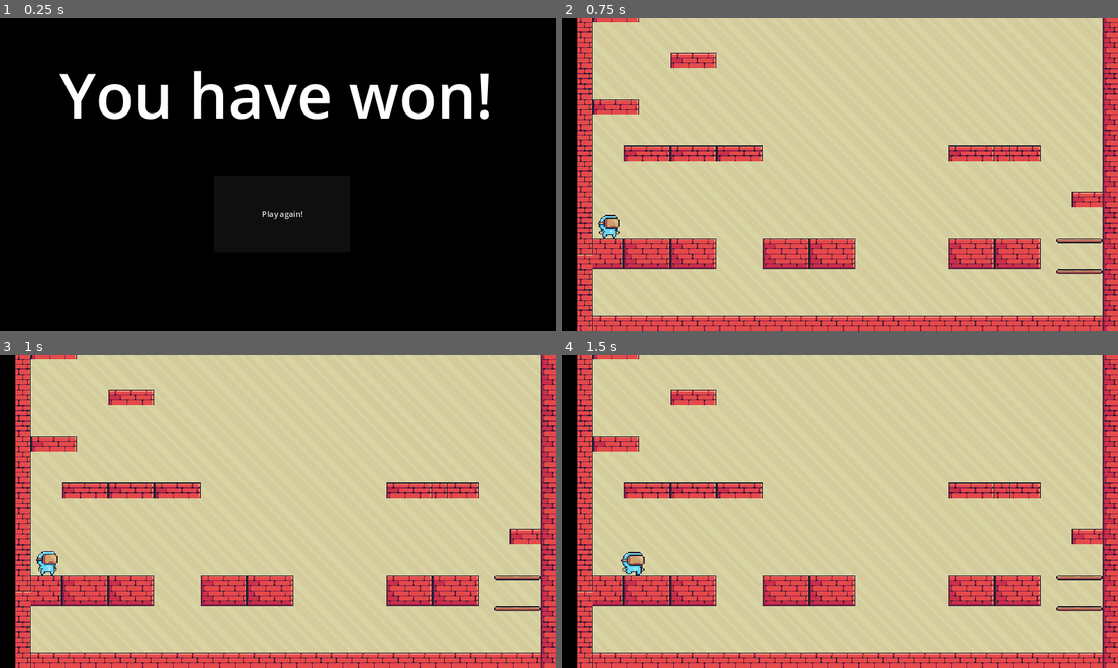
Above: before the commit, frames 1-4 (two rows, left to right).
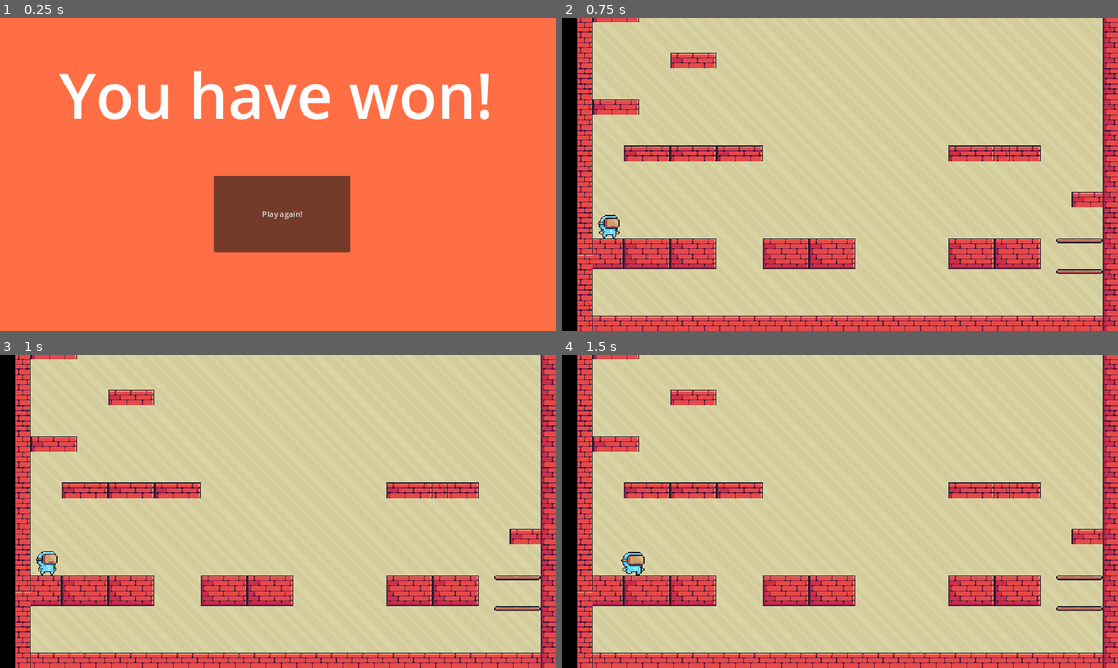
Above: after the commit, the same moments.

Repository: spilth/umbrella-fella
Game: Godot game, scene res://ending.tscn
Same seed, same stepped clock (60 frames per second), same inputs: the game is played once before the commit and once after it. This scene is started directly instead of the project's main scene.
Inputs:
- Up to frame 1 (0.25 s): no input
- Up to frame 2 (0.75 s): click "Play again!" at 0.5 s
- Up to frame 3 (1 s): no input
- Up to frame 4 (1.5 s): hold D (Right) from 1.28 s (still down); hold O (Open Umbrella) from 1.28 s (still down)

The runs differ from the first frame. In frame 1, 97% of the frame differs, in the area x 0-100%, y 0-100%; in frame 2, nothing differs; in frame 3, nothing differs; in frame 4, nothing differs.

Commit message:
Add instructions, color the win screen

Diff:
--- a/ending.tscn
+++ b/ending.tscn
@@ -3,6 +3,14 @@
 [ext_resource type="Script" path="res://PlayButton.gd" id="1_dnlm7"]
 
 [node name="Node" type="Node"]
+
+[node name="ColorRect" type="ColorRect" parent="."]
+anchors_preset = 15
+anchor_right = 1.0
+anchor_bottom = 1.0
+grow_horizontal = 2
+grow_vertical = 2
+color = Color(1, 0.431373, 0.266667, 1)
 
 [node name="Button" type="Button" parent="."]
 offset_left = 443.0
--- a/main.tscn
+++ b/main.tscn
@@ -41,4 +41,17 @@
 theme_override_font_sizes/font_size = 64
 text = "Umbrella Fella"
 
+[node name="Label2" type="Label" parent="."]
+anchors_preset = 5
+anchor_left = 0.5
+anchor_right = 0.5
+offset_left = -53.0
+offset_top = 146.0
+offset_right = 128.0
+offset_bottom = 221.0
+grow_horizontal = 2
+text = " A S D = Movement
+Space = Jump
+        O = Open Umbrella"
+
 [connection signal="pressed" from="Button" to="Button" method="_on_pressed"]
